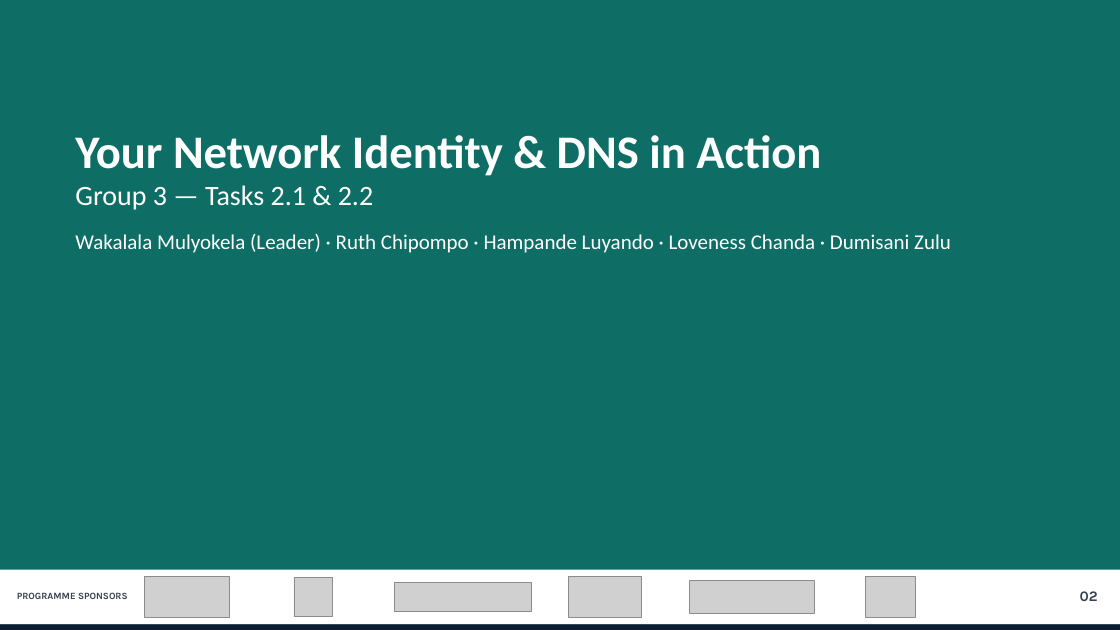
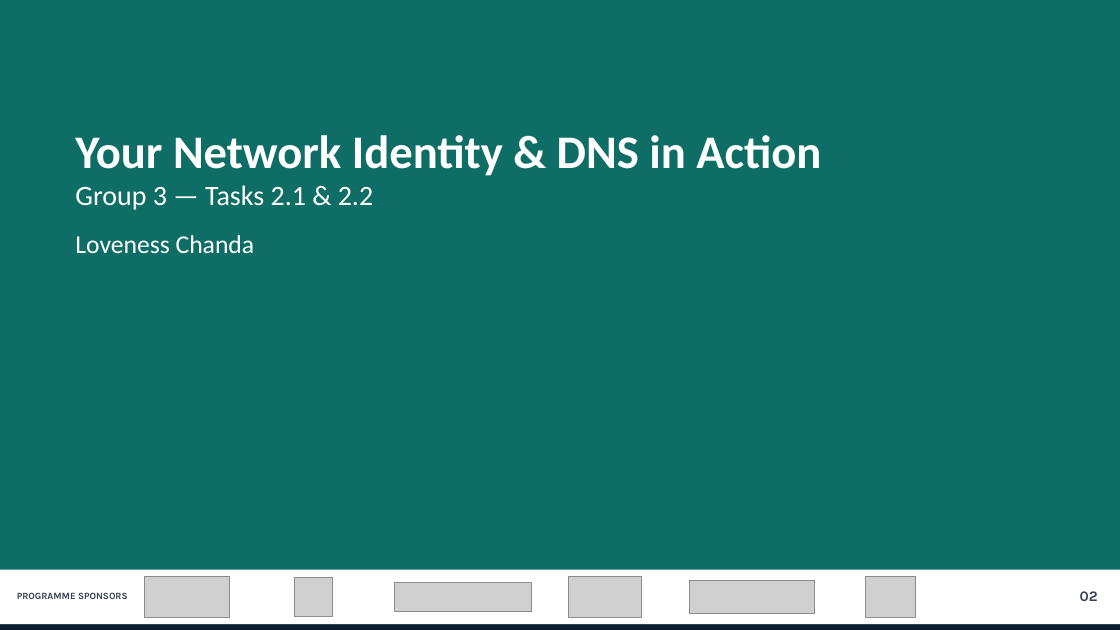
Before and after one commit to wakalala-droid/LightRays, a slide deck: slide 2 of group3-network-identity/Group3_Network_Identity_DNS.pptx. Drawn at 1120x630 pixels with LibreOffice and Linux fonts; fonts in the diff are those of the drawing; grey boxes stand for pictures. Boxes give left, top, right and bottom in pixels: in the first picture for what was removed or moved away, otherwise in the second. Text is boxed around its words. In the diff, an @@ line names an element or a change of style, - is before the commit and + after.

```diff
--- a/group3-network-identity/Group3_Network_Identity_DNS.pptx
+++ b/group3-network-identity/Group3_Network_Identity_DNS.pptx
@@ text at bbox=[75, 235, 255, 253]: text changed; size 18 to 22 pt @@
-Wakalala Mulyokela (Leader) · Ruth Chipompo · Hampande Luyando · Loveness Chanda · Dumisani Zulu
+Loveness Chanda
```
Also in this commit, not shown: 6 other slides changed, 2 other files.
